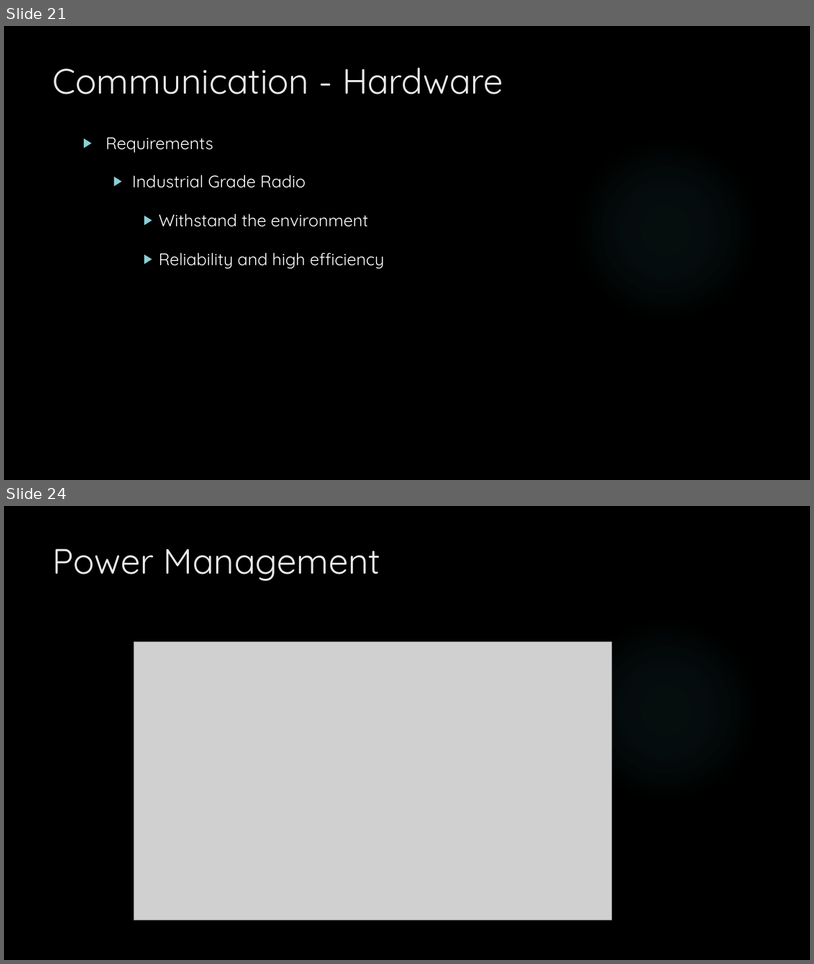
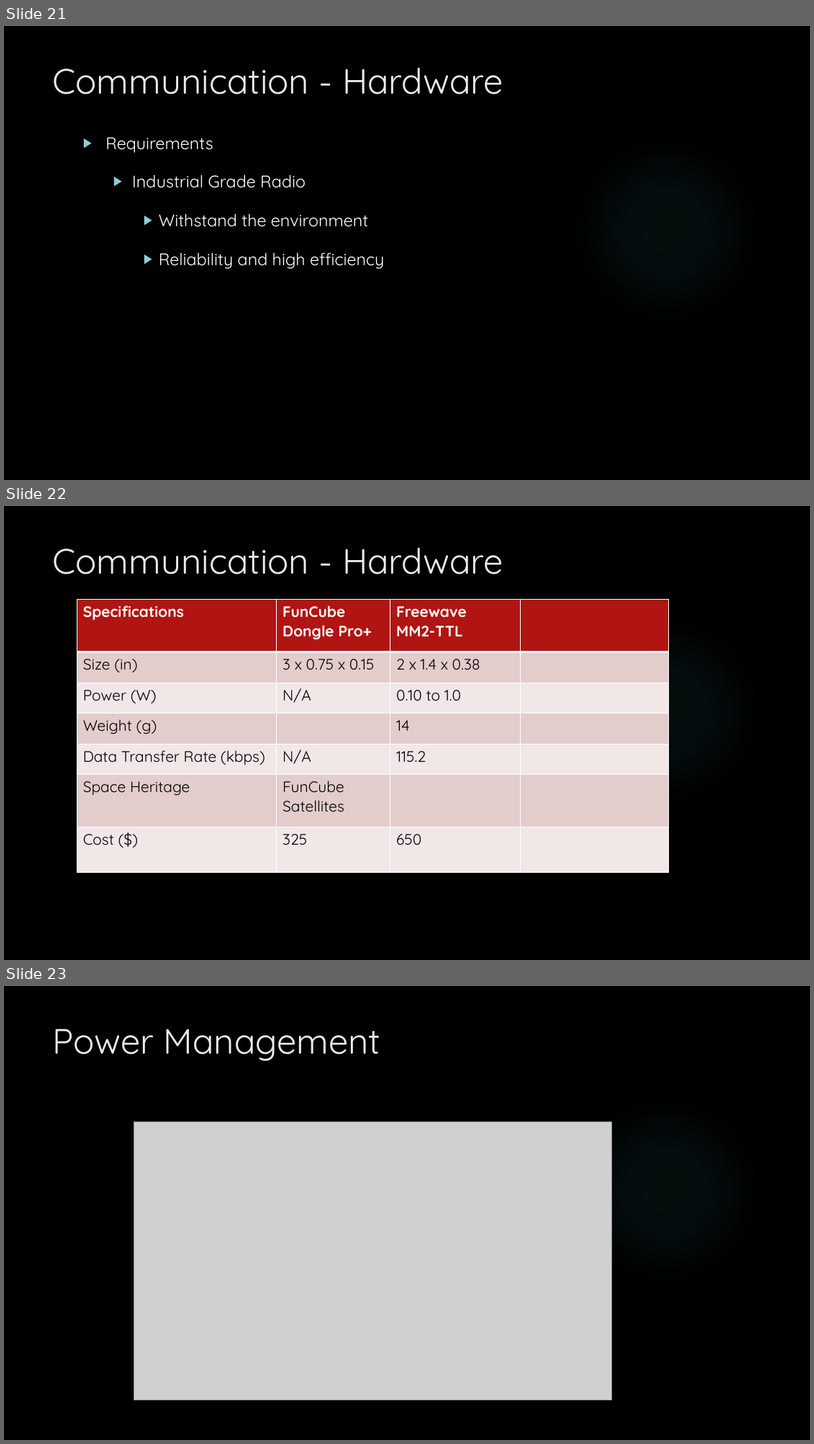
Before and after one commit to HASP-UMN/CubeSat, a slide deck: Presentations/PDR_Presentation.pptx. Shown one above the other, each under a label of ours: slides 21 and 24 before the commit, slides 21, 22 and 23 after it; the slides between them are not shown. The pictures are 814x964 and 814x1444 pixels, drawn with LibreOffice and Linux fonts; fonts in the diff are those of the drawing; grey boxes stand for pictures; background and template pictures are left out. Boxes give left, top, right and bottom in pixels: in the first picture for what was removed or moved away, otherwise in the second. Text is boxed around its words. In the diff, an @@ line names an element or a change of style, - is before the commit and + after.

Commit message:
Added Funcube manual and modified Communication slides
Still need a bit more info on some slides

```diff
--- a/Presentations/PDR_Presentation.pptx
+++ b/Presentations/PDR_Presentation.pptx
@@ slide 22 added at <box>4,506,810,960</box>, background picture (left out); not listed: 1 template element that a slide beside it also shows @@
@@ title added at <box>53,547,504,574</box>, 42 pt, text #EBEBEB @@
+Communication - Hardware
@@ table added at <box>77,599,669,872</box>, 7 rows, 4 columns @@
+Specifications | FunCube Dongle Pro+ | Freewave / MM2-TTL | 
+Size (in) | 3 x 0.75 x 0.15 | 2 x 1.4 x 0.38 | 
+Power (W) | N/A | 0.10 to 1.0 | 
+Weight (g) |  | 14 | 
+Data Transfer Rate (kbps) | N/A | 115.2 | 
+Space Heritage | FunCube Satellites |  | 
+Cost ($) | 325 | 650 | 
@@ what was slide 24 is now slide 23 @@
```
Also in this commit, not shown: 2 slides changed, 2 slides removed, 1 other file.
